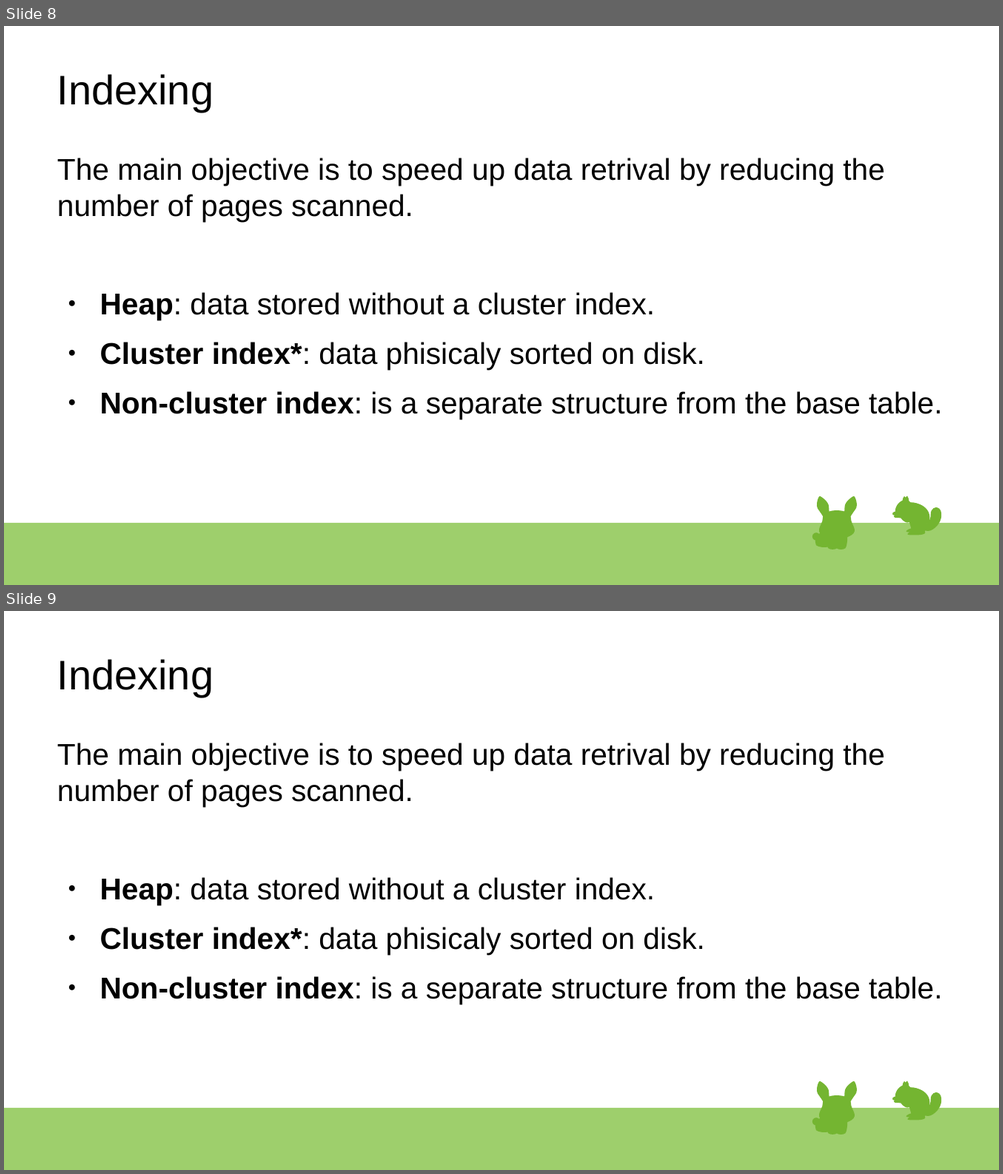
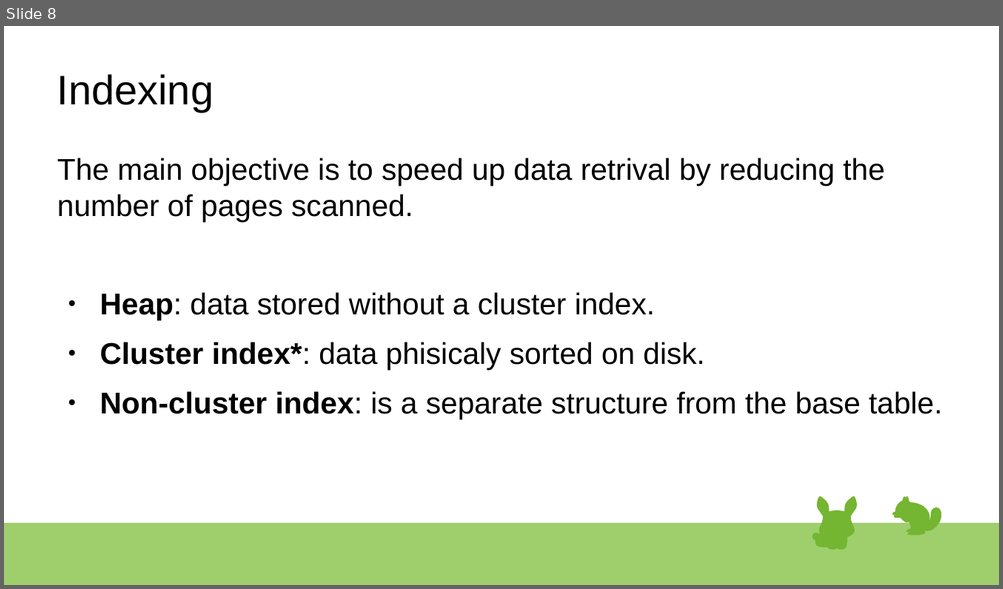
Before and after one commit to rsibanez89/postgres-indexing, a slide deck: Presentation.odp. Shown one above the other, each under a label of ours: slides 8 and 9 before the commit, slide 8 after it. The pictures are 1003x1174 and 1003x589 pixels, drawn with LibreOffice and Linux fonts; fonts in the diff are those of the drawing. Boxes give left, top, right and bottom in pixels: in the first picture for what was removed or moved away, otherwise in the second. Text is boxed around its words. In the diff, an @@ line names an element or a change of style, - is before the commit and + after.

```diff
--- a/Presentation.odp
+++ b/Presentation.odp
@@ slide 9 removed at (x1=4, y1=611, x2=999, y2=1170), background #FFFFFF; not listed: 39 template elements that a slide beside it also shows @@
@@ title removed at (x1=57, y1=659, x2=213, y2=697) @@
-Indexing
@@ text removed at (x1=57, y1=743, x2=942, y2=1004) @@
-The main objective is to speed up data retrival by reducing the number of pages scanned.
-● Heap: data stored without a cluster index.
-● Cluster index*: data phisicaly sorted on disk.
-● Non-cluster index: is a separate structure from the base table.
```
Also in this commit, not shown: 1 slide changed, 2 other files.
